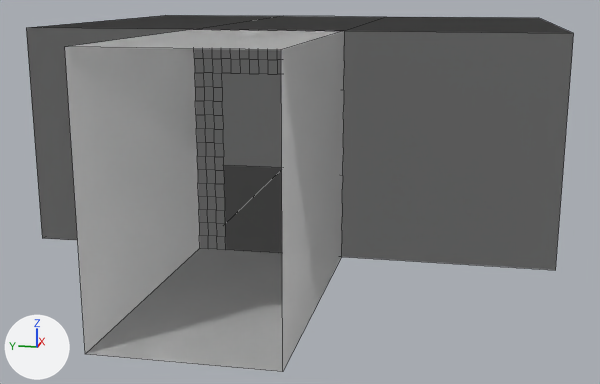
The Blender file Assets/Models/rooms.blend as it was, and as the next commit left it.
Both versions are drawn from a 50 mm camera at (-12.85, -4.59, 3.66) aimed at (7.65, -0.49, -1.47). Every picture has the same lights, and +X, +Y and +Z are marked at lower left. Mesh edges are drawn as thin lines.
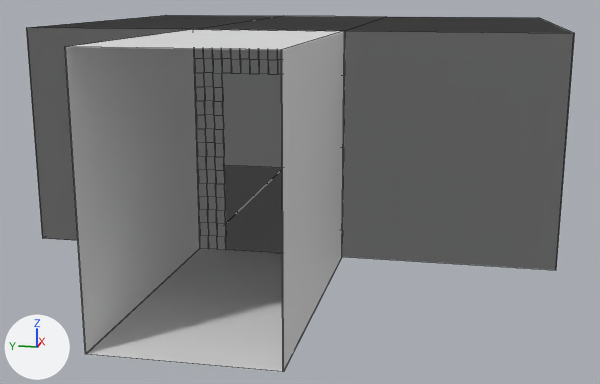
Changed parts and their boxes [x1, y1, x2, y2] in the pictures (600 x 384 px):
'Cube', reshaped: before [26, 15, 574, 372]; after [26, 15, 575, 372]
part 1 of me_cube_002, added: after [31, 15, 575, 372]
part 2 of me_cube_002, built on: [26, 28, 574, 270] in both

What changed in the scene script:
```text
Change me_cube_002:
    used by ob_cube; location = (10.28, 0.0, 0.0); scale = (4.0, 1.8, 2.7)
    verts and faces of me_cube_002; kept vertices keep their numbers, new ones are numbered from 394
    before: 197 (-1.0, -1.0, -1.0) at pixel (341, 256), 198 (-1.0, -1.0, 1.0) at pixel (344, 30), 199 (-1.0, 1.0, -1.0) at pixel (199, 248), 200 (-1.0, 1.0, 1.0) at pixel (193, 29), 205 (-1.0, 1.0, 0.0) at pixel (196, 142)
    before: 207 (-1.0, -1.0, 0.0) at pixel (343, 147), 213 (-1.0, -3.78, -1.0) at pixel (555, 270), 214 (-1.0, -3.78, 1.0) at pixel (573, 33), 217 (-1.0, 3.39, 1.0) at pixel (26, 27), 218 (-1.0, 3.39, -1.0) at pixel (42, 238)
    before: 222 (-1.0, -1.0, 0.5) at pixel (343, 90), 224 (-1.0, 1.0, -0.5) at pixel (198, 195), 226 (-1.0, 1.0, 0.5) at pixel (195, 86), 227 (-1.0, -1.0, -0.5) at pixel (342, 203), 230 (-1.0, -1.0, 0.75) at pixel (344, 60)
    before: 232 (-1.0, 1.0, -0.75) at pixel (199, 222), 235 (-1.0, 1.0, 0.25) at pixel (195, 114), 236 (-1.0, -1.0, -0.25) at pixel (342, 175), 239 (-1.0, -1.0, 0.25) at pixel (343, 119), 241 (-1.0, 1.0, -0.25) at pixel (197, 169)
    before: 244 (-1.0, 1.0, 0.75) at pixel (194, 58), 246 (-1.0, -1.0, -0.75) at pixel (341, 230), 265 (-1.0, -1.0, 0.88) at pixel (344, 45), 267 (-1.0, 1.0, -0.88) at pixel (199, 235), 270 (-1.0, 1.0, 0.12) at pixel (196, 128)
    before: 271 (-1.0, -1.0, -0.12) at pixel (342, 161), 274 (-1.0, -1.0, 0.38) at pixel (343, 104), 276 (-1.0, 1.0, -0.38) at pixel (197, 182), 279 (-1.0, 1.0, 0.62) at pixel (194, 72), 281 (-1.0, -1.0, -0.62) at pixel (342, 216)
    before: 290 (-1.0, -1.0, 0.62) at pixel (343, 75), 292 (-1.0, 1.0, -0.62) at pixel (198, 209), 295 (-1.0, 1.0, 0.38) at pixel (195, 100), 296 (-1.0, -1.0, -0.38) at pixel (342, 189), 299 (-1.0, -1.0, 0.12) at pixel (343, 133)
    before: 301 (-1.0, 1.0, -0.12) at pixel (197, 155), 304 (-1.0, 1.0, 0.88), 306 (-1.0, -1.0, -0.88) at pixel (341, 243)
    remove me_cube_002.from_pydata(...)  # 394 vertices, 286 faces; spans x -2.61..1.46, y -3.78..3.39, z -1.0..1.01
    add me_cube_002.from_pydata(...)  # 629 vertices, 434 faces; spans x -2.61..1.46, y -3.79..3.39, z -1.0..1.01
    me_cube_002 part 1: a new loose piece of 197 vertices spanning x -2.61..1.46, y -3.79..3.38, z -1.0..1.01
    me_cube_002 part 2
    add delete_faces([(197, 213, 214, 198, 265, 230, 290, 222, 274, 239, 299, 207, 271, 236, 296, 227, 281, 246, 306), (199, 267, 232, 292, 224, 276, 241, 301, 205, 270, 235, 295, 226, 279, 244, 304, 200, 217, 218)])
    add faces += [(197, 198, 265, 230, 290, 222, 274, 239, 299, 207, 271, 236, 296, 227, 281, 246, 306), (199, 267, 232, 292, 224, 276, 241, 301, 205, 270, 235, 295, 226, 279, 244, 304, 200), (199, 200, 217, 218), (197, 213, 214, 198)]
```
